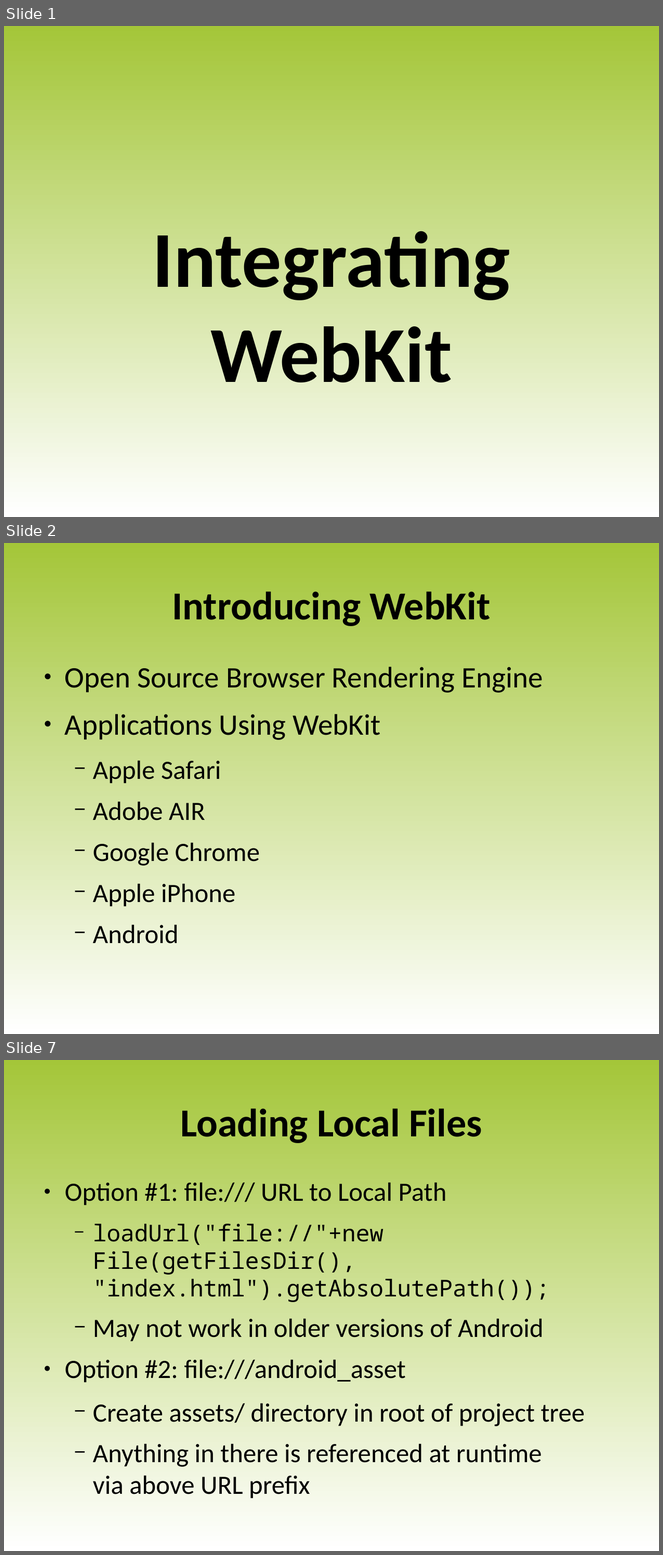
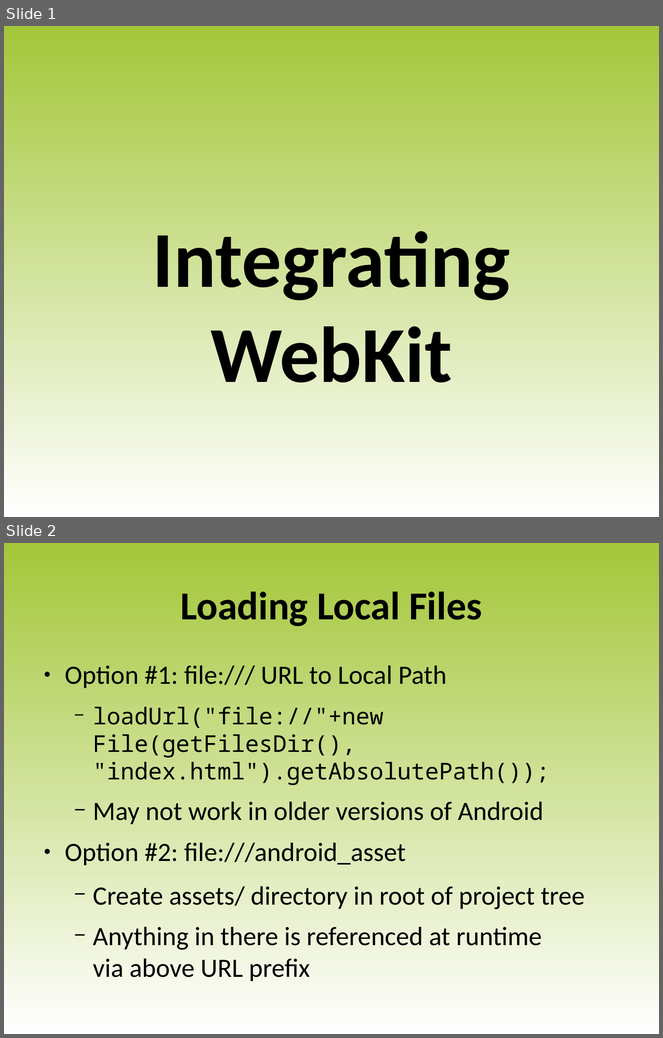
Before and after one commit to luigi-agosti/cw-courseware, a slide deck: XX-WebKit.odp. Shown one above the other, each under a label of ours: slides 1, 2 and 7 before the commit, slides 1 and 2 after it; the slides between them are not shown. The pictures are 663x1555 and 663x1038 pixels, drawn with LibreOffice and Linux fonts; fonts in the diff are those of the drawing; background and template pictures are left out. Boxes give left, top, right and bottom in pixels: in the first picture for what was removed or moved away, otherwise in the second. Text is boxed around its words. In the diff, an @@ line names an element or a change of style, - is before the commit and + after.

```diff
--- a/XX-WebKit.odp
+++ b/XX-WebKit.odp
@@ slide 2 removed at (4, 543, 659, 1034), background gradient #A4C639 to #FFFFFF @@
@@ title removed at (172, 591, 491, 626) @@
-Introducing WebKit
@@ text removed at (65, 667, 543, 944) @@
-● Open Source Browser Rendering Engine
-● Applications Using WebKit
-  − Apple Safari
-  − Adobe AIR
-  − Google Chrome
-  − Apple iPhone
-  − Android
@@ what was slide 7 is now slide 2 @@
```
Also in this commit, not shown: 4 other slides removed.
